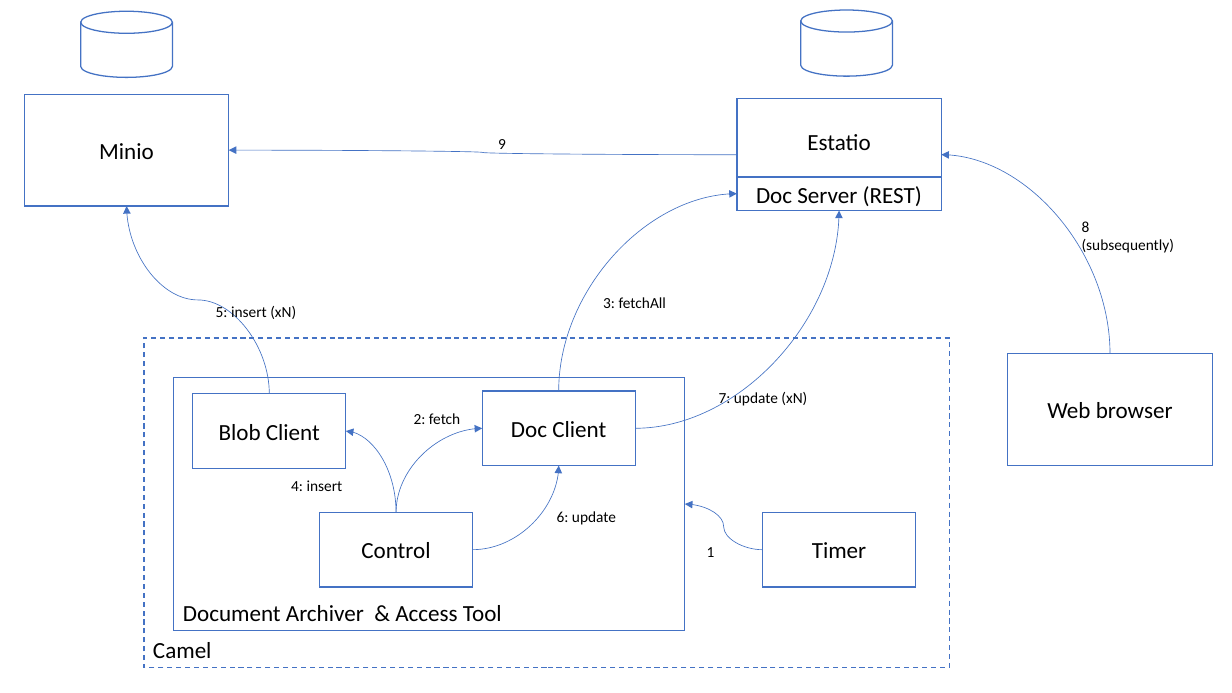
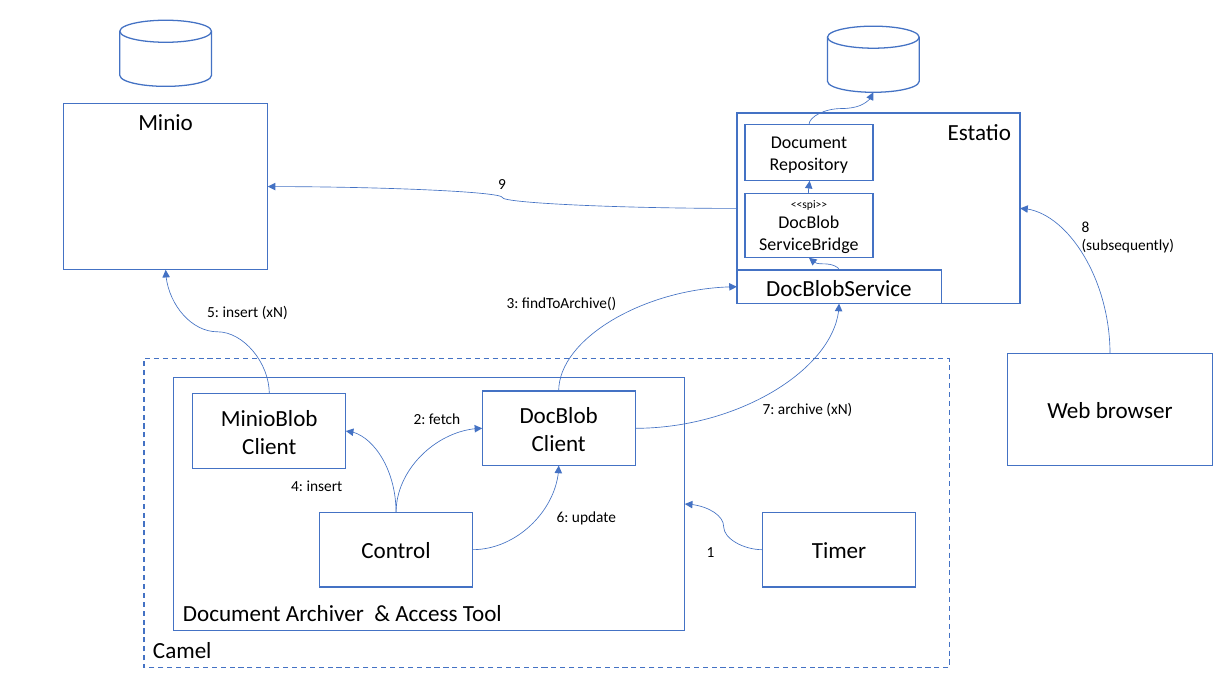
Before and after one commit to incodehq/incode-platform, a slide deck: slide 1 of modules/lib/minio/src/main/asciidoc/resources/design-sketch.pptx. Drawn at 1232x693 pixels with LibreOffice and Linux fonts; fonts in the diff are those of the drawing. Boxes give left, top, right and bottom in pixels: in the first picture for what was removed or moved away, otherwise in the second. Text is boxed around its words. In the diff, an @@ line names an element or a change of style, - is before the commit and + after.

Commit message:
#91: reworks and renames MinioBlobClient, adds
... findToArchive for DocBlobClient

```diff
--- a/modules/lib/minio/src/main/asciidoc/resources/design-sketch.pptx
+++ b/modules/lib/minio/src/main/asciidoc/resources/design-sketch.pptx
@@ cylinder moved from (x1=80, y1=11, x2=172, y2=78) to (x1=120, y1=20, x2=212, y2=87) @@
@@ cylinder moved from (x1=801, y1=10, x2=893, y2=77) to (x1=828, y1=26, x2=920, y2=92) @@
@@ rectangle "Minio" resized from (x1=24, y1=94, x2=228, y2=206) to (x1=64, y1=104, x2=268, y2=270) @@
@@ rectangle "Minio" at (x1=64, y1=104, x2=268, y2=270): vertical alignment middle to top @@
@@ rectangle "Estatio" resized from (x1=738, y1=99, x2=942, y2=211) to (x1=738, y1=113, x2=1021, y2=303) @@
@@ rectangle "Estatio" at (x1=738, y1=113, x2=1021, y2=303): alignment centre to right; vertical alignment middle to top @@
@@ curved arrow added from (810, 125) to (873, 92), #4472C4 0.5 pt @@
@@ rectangle added at (x1=745, y1=125, x2=872, y2=180), fill #FFFFFF, outline #4472C4 1 pt, 14 pt, text #000000 @@
+Document
+Repository
@@ text "9" rewrapped from (x1=498, y1=139, x2=506, y2=154) to (x1=498, y1=179, x2=506, y2=189) @@
@@ curved arrow moved from (738, 154) - (229, 151) to (738, 209) - (268, 187) @@
@@ rectangle added at (x1=745, y1=193, x2=872, y2=258), fill #FFFFFF, outline #4472C4 1 pt, 14 pt, text #000000 @@
+<<spi>>
+DocBlob
+ServiceBridge
@@ curved arrow added from (809, 194) to (810, 181), #4472C4 0.5 pt @@
@@ curved arrow moved from (1110, 354) - (942, 154) to (1110, 354) - (1020, 209) @@
@@ curved arrow added from (839, 270) to (810, 258), #4472C4 0.5 pt @@
@@ curved arrow moved from (269, 394) - (127, 206) to (269, 394) - (165, 270) @@
@@ text "5: insert (xN)" rewrapped from (x1=216, y1=303, x2=296, y2=321) to (x1=207, y1=306, x2=288, y2=319) @@
@@ text at (x1=507, y1=297, x2=616, y2=310): text changed @@
-3: fetchAll
+3: findToArchive()
@@ curved arrow moved from (559, 391) - (738, 194) to (559, 391) - (738, 287) @@
@@ rectangle "DocBlobService" moved from (x1=738, y1=177, x2=942, y2=210) to (x1=738, y1=270, x2=942, y2=303) @@
@@ text in rectangle at (x1=766, y1=280, x2=911, y2=296): text changed @@
-Doc Server (REST)
+DocBlobService
@@ curved arrow moved from (636, 429) - (839, 211) to (636, 429) - (839, 304) @@
@@ rectangle "Camel" resized from (x1=144, y1=338, x2=950, y2=668) to (x1=144, y1=359, x2=950, y2=668) @@
@@ text in rectangle at (x1=221, y1=410, x2=318, y2=454): text changed @@
-Blob Client
+MinioBlob Client
@@ text in rectangle at (x1=520, y1=407, x2=598, y2=451): text changed @@
-Doc Client
+DocBlob
+Client
@@ text at (x1=763, y1=403, x2=852, y2=416): text changed @@
-7: update (xN)
+7: archive (xN)
```
Also in this commit, not shown: 19 other files.
